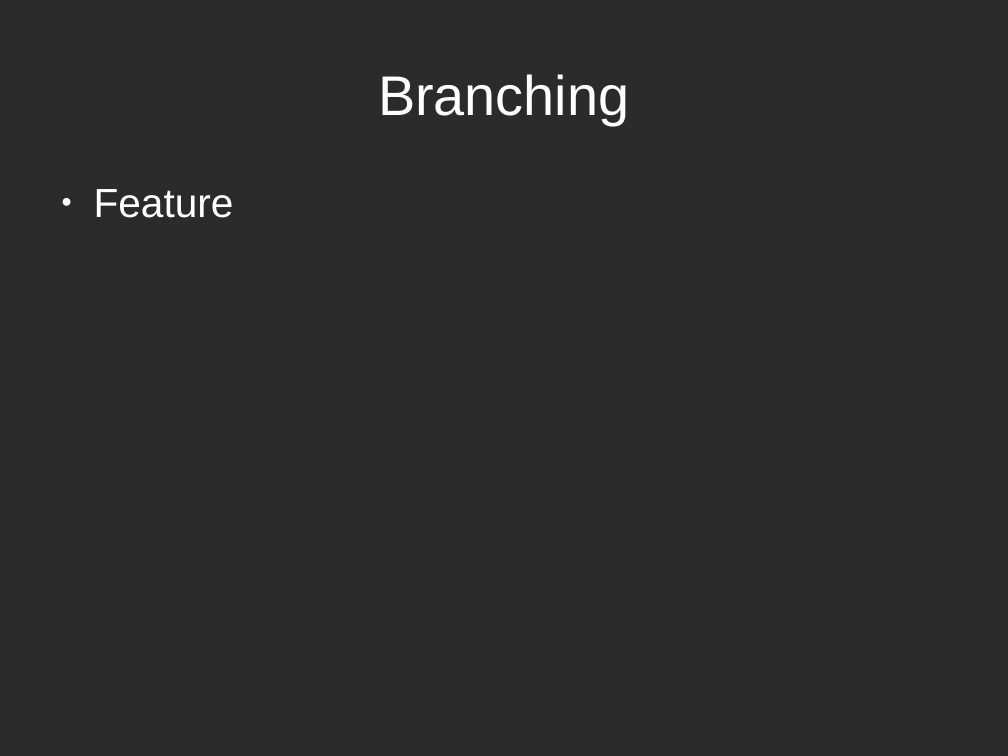
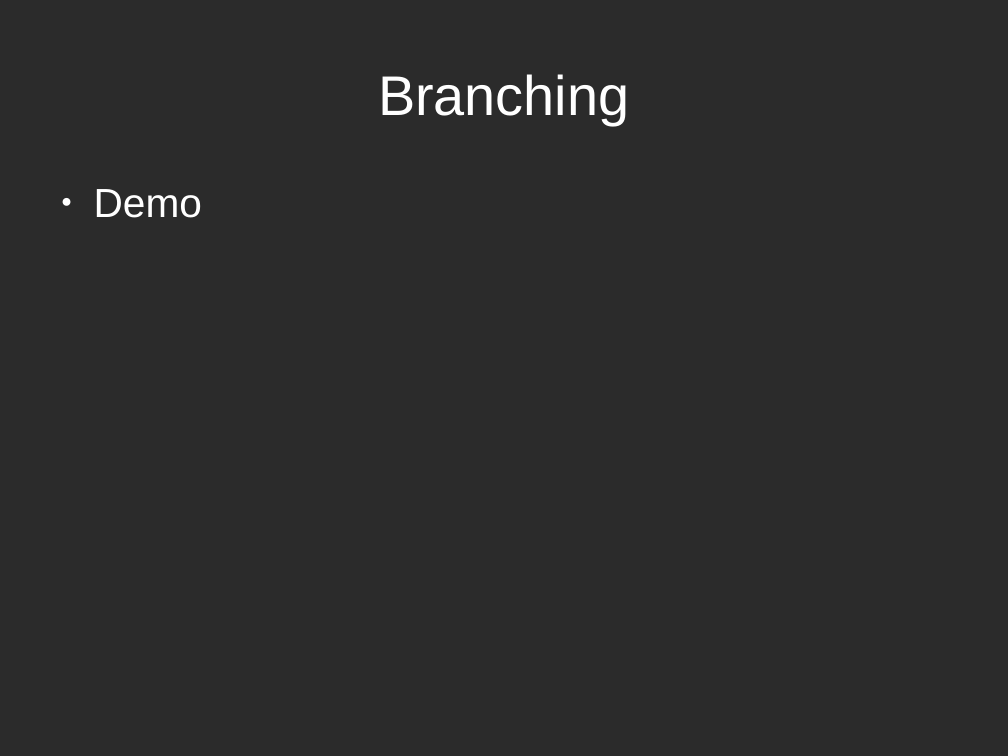
Before and after one commit to hwdegroot/days-of-code, a slide deck: slide 10 of presentation/zee-slides.odp. Drawn at 1008x756 pixels with LibreOffice and Linux fonts; fonts in the diff are those of the drawing; background and template pictures are left out; a plain dark background stands for a picture behind light text. Boxes give left, top, right and bottom in pixels: in the first picture for what was removed or moved away, otherwise in the second. Text is boxed around its words. In the diff, an @@ line names an element or a change of style, - is before the commit and + after.

```diff
--- a/presentation/zee-slides.odp
+++ b/presentation/zee-slides.odp
@@ text at (94, 189, 202, 218): text changed @@
-● Feature
+● Demo
```
Also in this commit, not shown: 1 other slide changed, 1 slide added.
